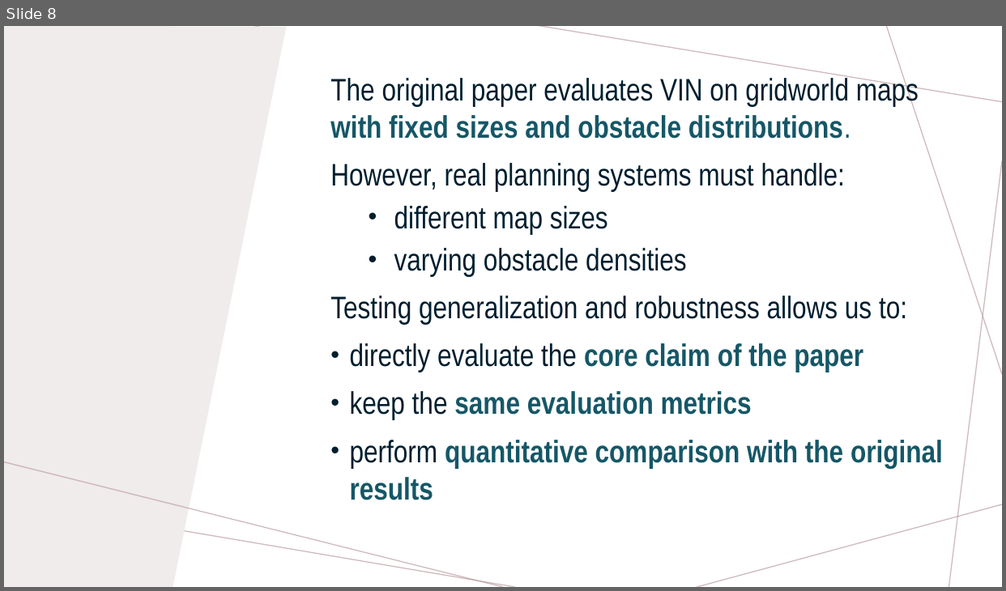
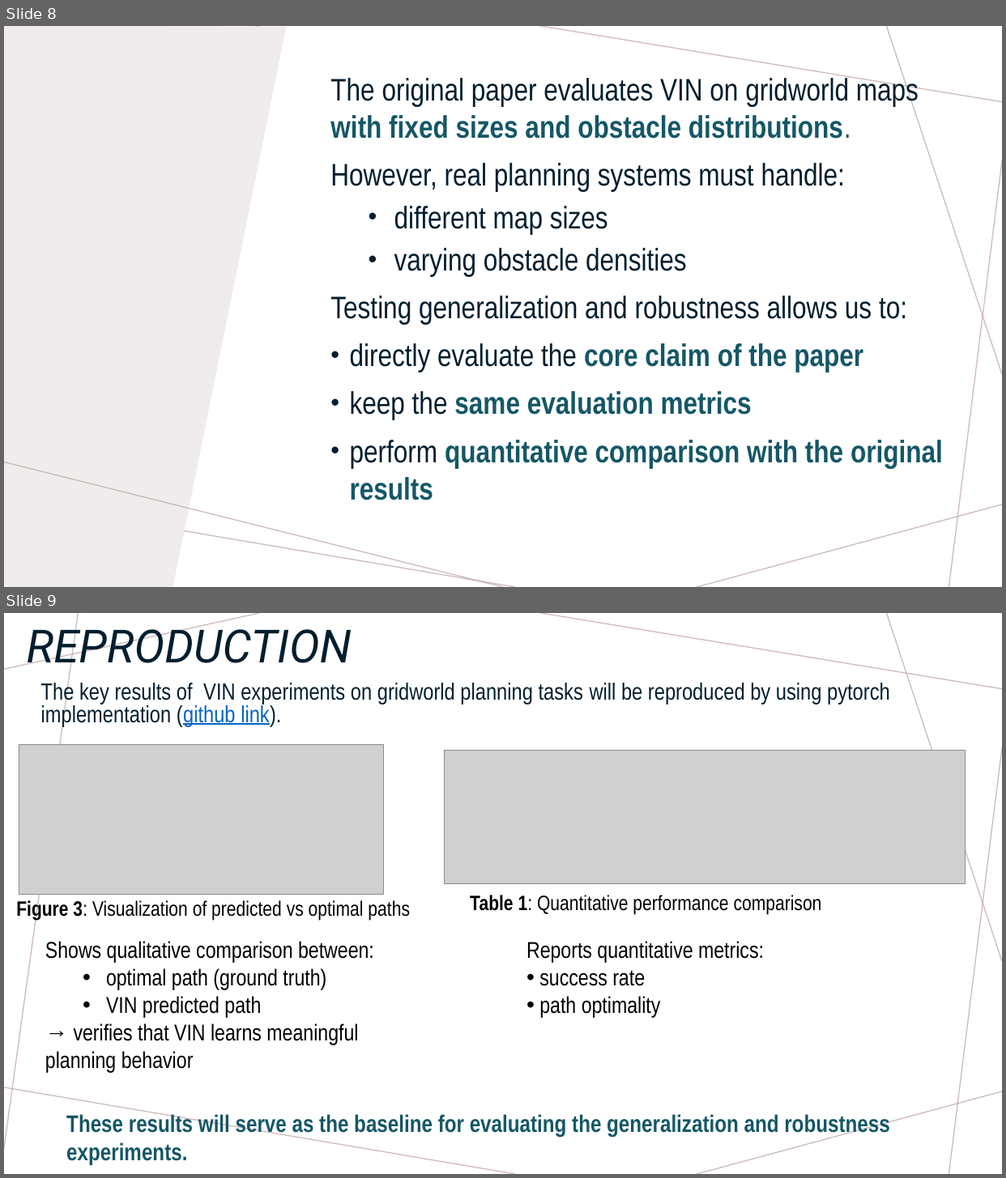
Before and after one commit to GozdeKorpe/pytorch-value-iteration-networks, a slide deck: PROPOSAL.pptx. Shown one above the other, each under a label of ours: slide 8 before the commit, slides 8 and 9 after it. The pictures are 1006x591 and 1006x1178 pixels, drawn with LibreOffice and Linux fonts; fonts in the diff are those of the drawing; grey boxes stand for pictures. Boxes give left, top, right and bottom in pixels: in the first picture for what was removed or moved away, otherwise in the second. Text is boxed around its words. In the diff, an @@ line names an element or a change of style, - is before the commit and + after.

```diff
--- a/PROPOSAL.pptx
+++ b/PROPOSAL.pptx
@@ slide 9 added at (x1=4, y1=613, x2=1002, y2=1174), background #FFFFFF; not listed: 7 template elements that a slide beside it also shows @@
@@ title added at (x1=27, y1=620, x2=351, y2=673), 44 pt, text #001E2E, italic @@
+REPRODUCTION
@@ text added at (x1=41, y1=681, x2=890, y2=727), 22.5 pt, text #001E2E @@
+The key results of VIN experiments on gridworld planning tasks will be reproduced by using pytorch implementation (github link).
@@ picture added at (x1=19, y1=745, x2=385, y2=895) @@
@@ picture added at (x1=444, y1=751, x2=965, y2=884) @@
@@ text added at (x1=16, y1=899, x2=410, y2=921), 20 pt, text #000000 @@
+Figure 3: Visualization of predicted vs optimal paths
@@ text added at (x1=470, y1=895, x2=822, y2=915), 20 pt, text #000000 @@
+Table 1: Quantitative performance comparison
@@ text added at (x1=45, y1=941, x2=374, y2=1072), 22 pt, text #000000 @@
+Shows qualitative comparison between:
+  • optimal path (ground truth)
+  • VIN predicted path
+→ verifies that VIN learns meaningful planning behavior
@@ text added at (x1=526, y1=941, x2=764, y2=1018), 22 pt, text #000000 @@
+Reports quantitative metrics:
+• success rate
+• path optimality
@@ text added at (x1=66, y1=1113, x2=889, y2=1136), 23 pt, text #155767, bold @@
+These results will serve as the baseline for evaluating the generalization and robustness experiments.
```
Also in this commit, not shown: 4 other slides added, 1 slide removed, 2 other files.
